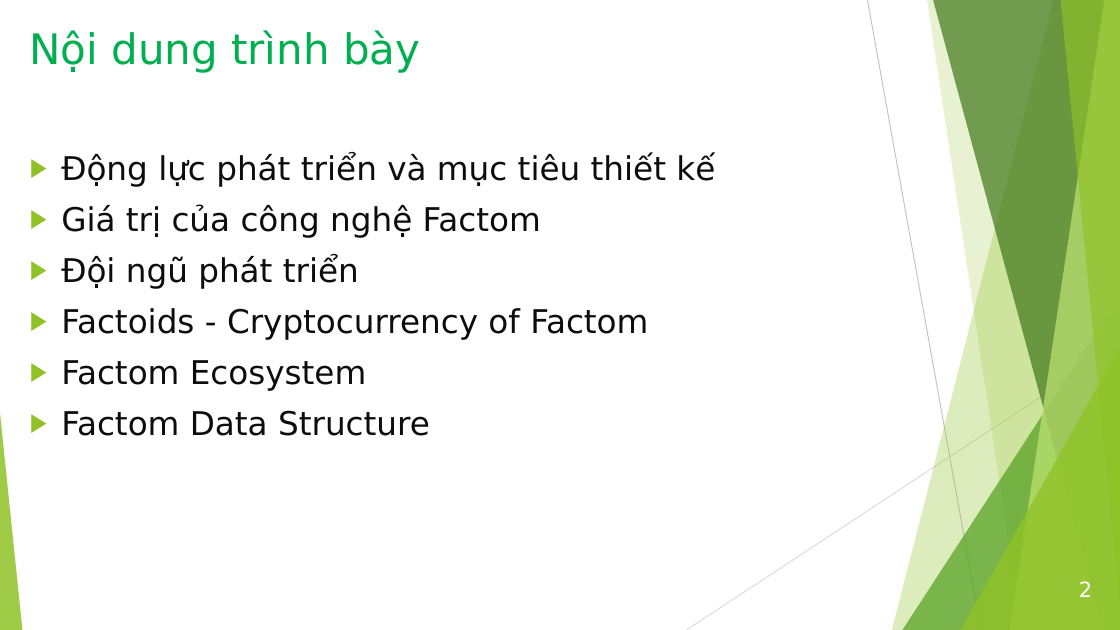
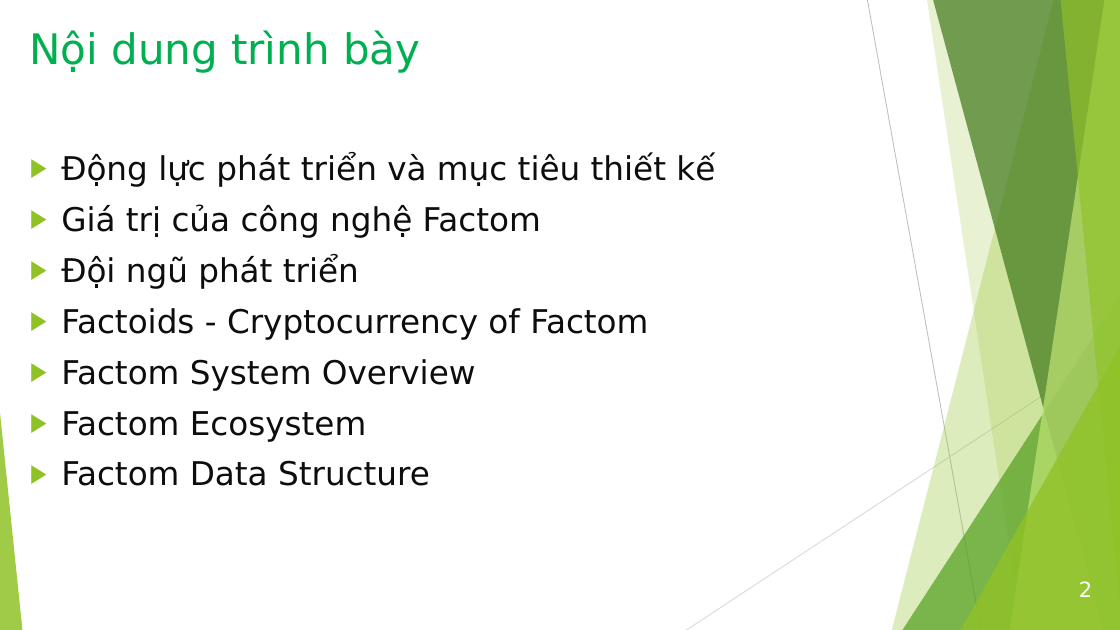
Before and after one commit to bku-blockchain/factom-research, a slide deck: slide 2 of docs/Factom_Intro_2.pptx. Drawn at 1120x630 pixels with LibreOffice and Linux fonts; fonts in the diff are those of the drawing. Boxes give left, top, right and bottom in pixels: in the first picture for what was removed or moved away, otherwise in the second. Text is boxed around its words. In the diff, an @@ line names an element or a change of style, - is before the commit and + after.

Commit message:
update slide

```diff
--- a/docs/Factom_Intro_2.pptx
+++ b/docs/Factom_Intro_2.pptx
@@ text at <box>61,359,476,391</box>: paragraph added @@
+▶ Factom System Overview
```
Also in this commit, not shown: 1 other file.
